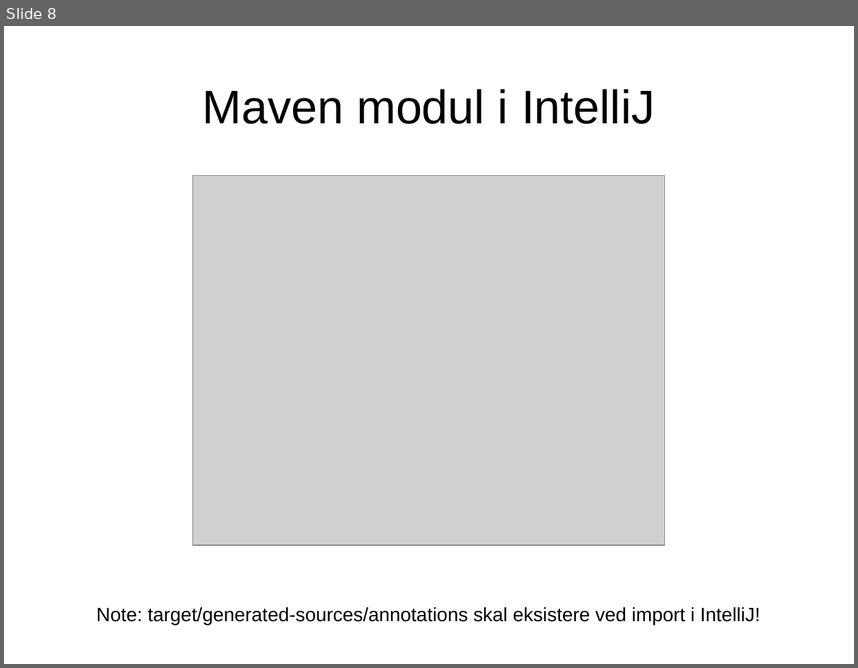
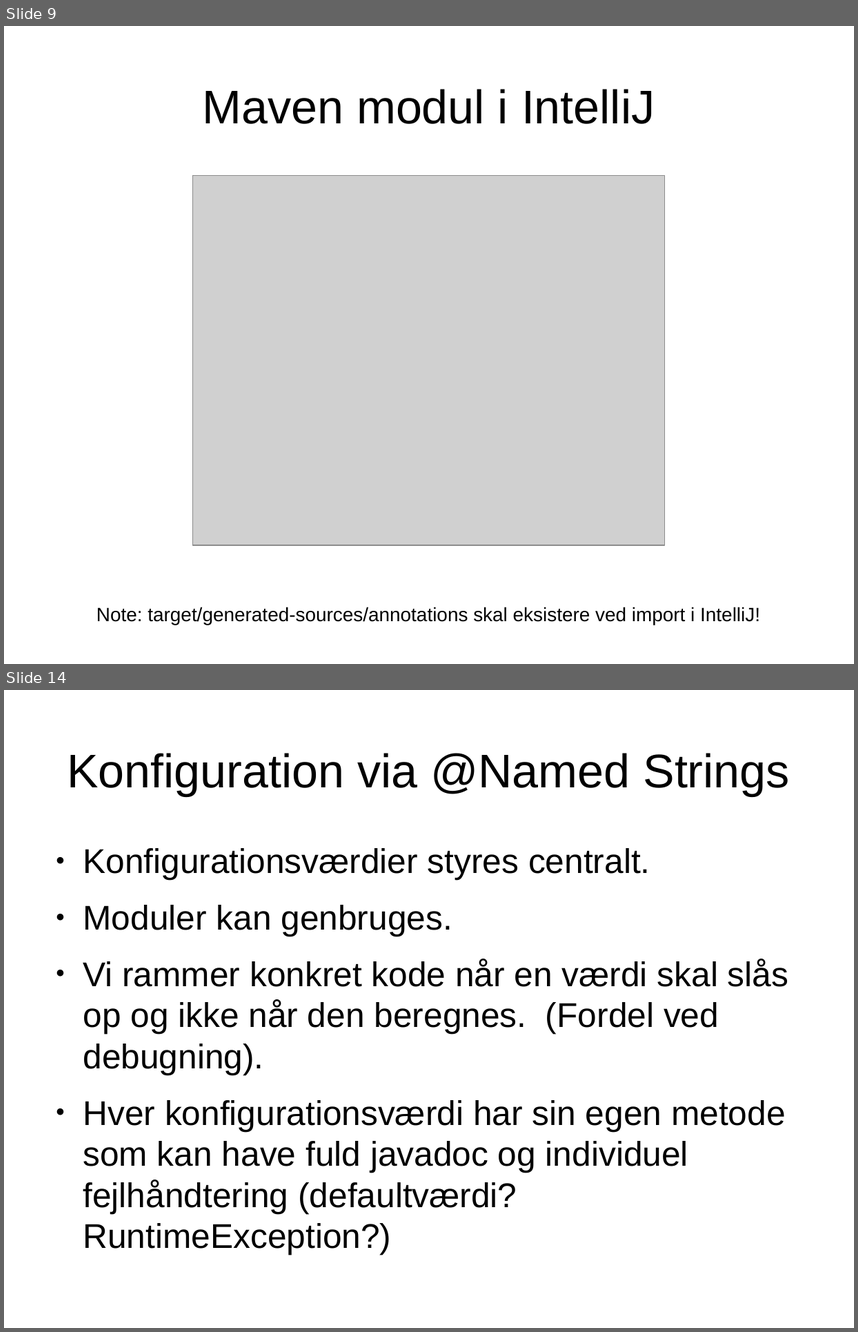
Before and after one commit to ravn/junta-dagger-demo-examples, a slide deck: Dependency Injection med Dagger 2.odp. Shown one above the other, each under a label of ours: slide 8 before the commit, slides 9 and 14 after it; the slides between them are not shown. The pictures are 858x668 and 858x1332 pixels, drawn with LibreOffice and Linux fonts; fonts in the diff are those of the drawing; grey boxes stand for pictures. Boxes give left, top, right and bottom in pixels: in the first picture for what was removed or moved away, otherwise in the second. Text is boxed around its words. In the diff, an @@ line names an element or a change of style, - is before the commit and + after.

Commit message:
Added named string examples to presentation.

```diff
--- a/Dependency Injection med Dagger 2.odp
+++ b/Dependency Injection med Dagger 2.odp
@@ slide 14 added at box(4, 690, 854, 1328), background #FFFFFF @@
@@ title added at box(67, 753, 790, 796), 44 pt, text #000000 @@
+Konfiguration via @Named Strings
@@ text added at box(83, 848, 789, 1213), 32 pt, text #000000 @@
+● Konfigurationsværdier styres centralt.
+● Moduler kan genbruges.
+● Vi rammer konkret kode når en værdi skal slås op og ikke når den beregnes. (Fordel ved debugning).
+● Hver konfigurationsværdi har sin egen metode som kan have fuld javadoc og individuel fejlhåndtering (defaultværdi? RuntimeException?)
@@ what was slide 8 is now slide 9 @@
```
Also in this commit, not shown: 2 slides changed, 4 other slides added, 1 slide removed, 2 other files.
